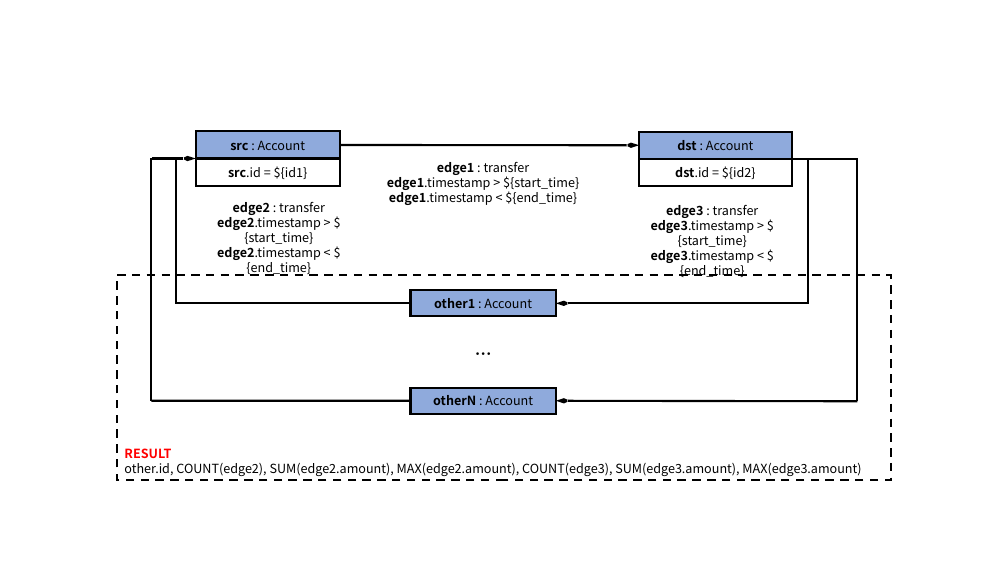
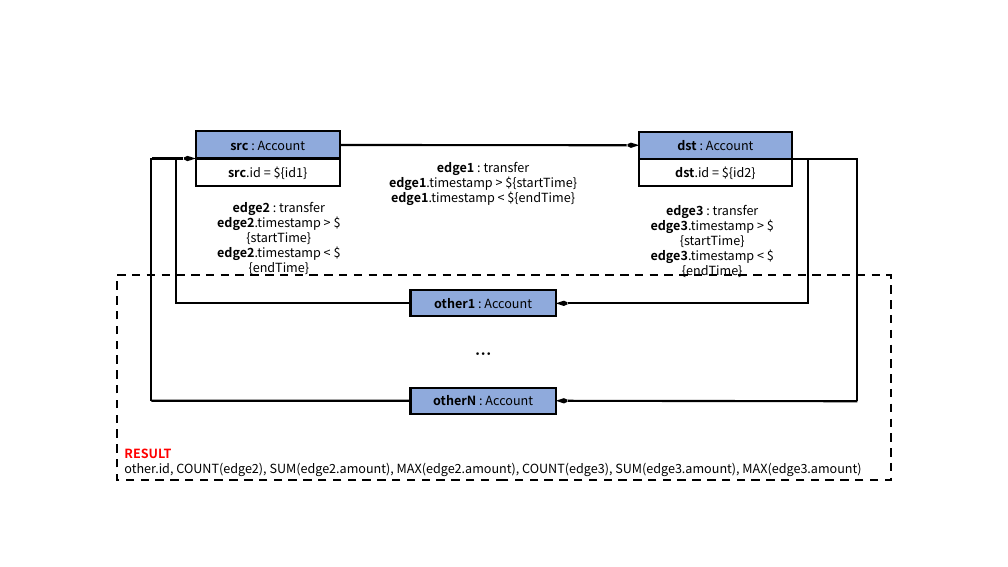
Before and after one commit to ldbc/ldbc_finbench_docs, a slide deck: slide 4 of patterns/transaction-complex-read.pptx. Drawn at 1008x567 pixels with LibreOffice and Linux fonts; fonts in the diff are those of the drawing. Boxes give left, top, right and bottom in pixels: in the first picture for what was removed or moved away, otherwise in the second. Text is boxed around its words. In the diff, an @@ line names an element or a change of style, - is before the commit and + after.

```diff
--- a/patterns/transaction-complex-read.pptx
+++ b/patterns/transaction-complex-read.pptx
@@ text at (389,174,577,205): text changed @@
-edge1.timestamp > ${start_time}
-edge1.timestamp < ${end_time}
+edge1.timestamp > ${startTime}
+edge1.timestamp < ${endTime}
@@ text at (217,214,321,276): text changed @@
-edge2.timestamp > ${start_time}
-edge2.timestamp < ${end_time}
+edge2.timestamp > ${startTime}
+edge2.timestamp < ${endTime}
@@ text at (651,217,755,277): text changed @@
-edge3.timestamp > ${start_time}
-edge3.timestamp < ${end_time}
+edge3.timestamp > ${startTime}
+edge3.timestamp < ${endTime}
```
Also in this commit, not shown: 12 other slides changed, 3 other files.
